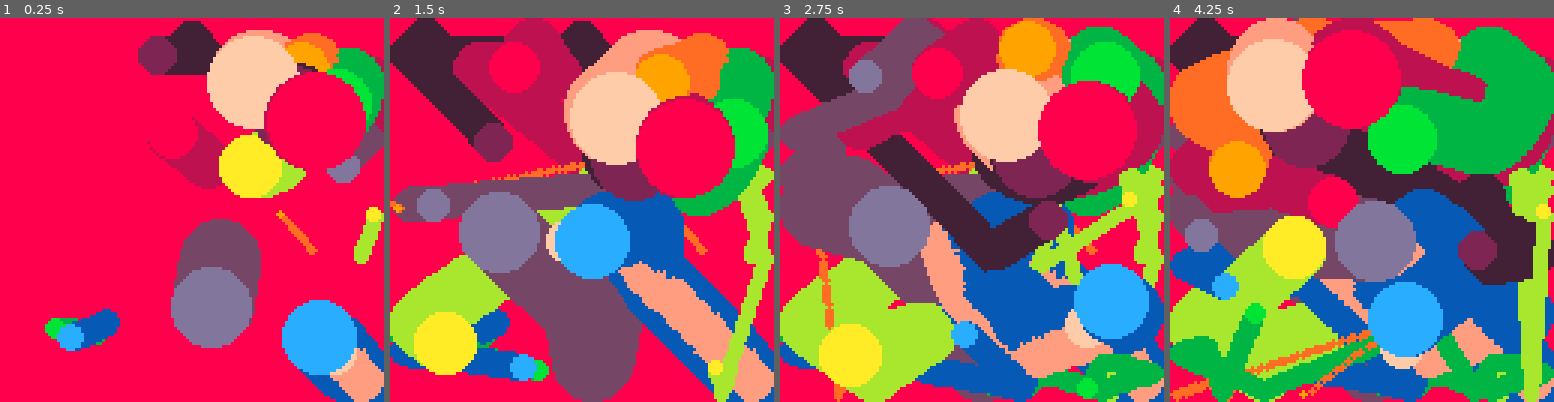
Above: before the commit, frames 1-4 (left to right).
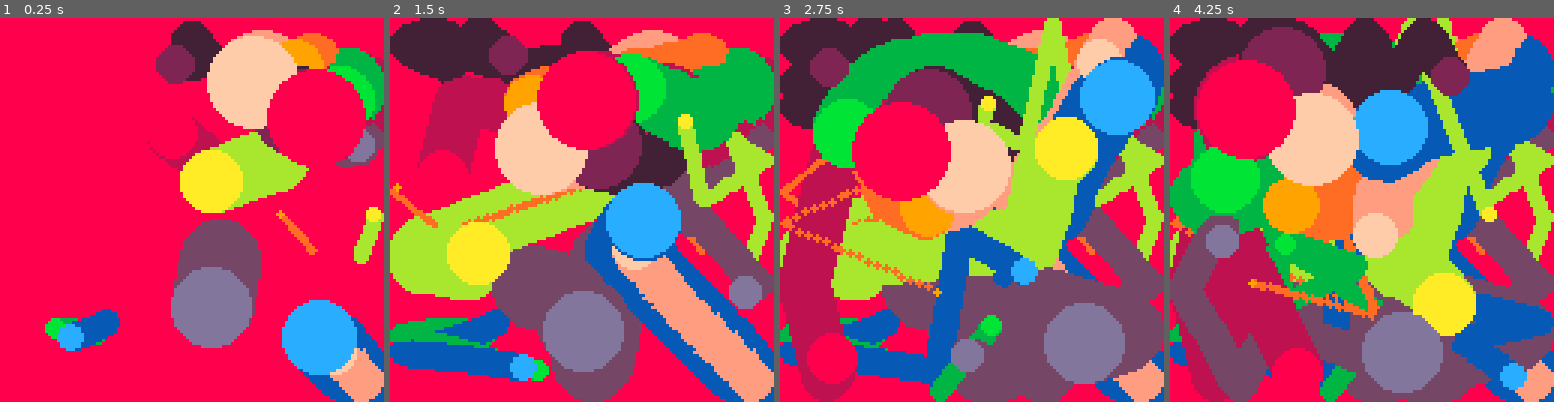
Above: after the commit, the same moments.

Repository: quinnvoker/qphys
Game: PICO-8 cartridge qphys.p8
Two runs of this game, one before a commit and one after it. Both use one fixed random seed, a clock stepped at 60 frames per second and the inputs below.
Inputs:
- Up to frame 1 (0.25 s): no input
- Up to frame 2 (1.5 s): no input
- Up to frame 3 (2.75 s): no input
- Up to frame 4 (4.25 s): no input

The runs differ from the first frame. In frame 1, 6.2% of the frame differs, in the area x 35-100%, y 3-51%; in frame 2, 58%; in frame 3, 87%; in frame 4, 92%, in the area x 0-100%, y 0-100%.

Commit message:
Use # operator for vector length

Diff:
--- a/ball.lua
+++ b/ball.lua
@@ -44,7 +44,7 @@
 		for b in all(balls) do
 			if (b.id != self.id and (collisions[b] == nil or collisions[b][self] == nil)) then
 				local diff = self.pos - b.pos
-				if (diff:length() < self.rad + b.rad) then
+				if (#diff < self.rad + b.rad) then
 				 collisions[self] = collisions[self] or {}
 				 collisions[self][b] = diff
 				end
--- a/main.lua
+++ b/main.lua
@@ -49,7 +49,7 @@
  			rewind = 0.1 * steps
  			s_xpoint = source.pos - source.vel * rewind
  			t_xpoint = target.pos - target.vel * rewind
- 		until rewind > 1 or (s_xpoint - t_xpoint):length() >= source.rad + target.rad
+ 		until rewind > 1 or #(s_xpoint - t_xpoint) >= source.rad + target.rad
     local s_newvel = collision_vel(s_xpoint, source.vel, t_xpoint, target.vel, source:mass(), target:mass())
  		local t_newvel = collision_vel(t_xpoint, target.vel, s_xpoint, source.vel, target:mass(), source:mass())
  		source.pos = s_xpoint + source.vel * rewind
@@ -65,5 +65,5 @@
     m2 = m2 or 1
 		local x_diff = x1 - x2
 		local v_diff = v1 - v2
-		return v1 - x_diff * (2 * m2 / (m1 + m2))  * v_diff:dot(x_diff) / x_diff:length()^2
+		return v1 - x_diff * (2 * m2 / (m1 + m2))  * v_diff:dot(x_diff) / (#x_diff)^2
 end
--- a/qphys.p8
+++ b/qphys.p8
@@ -18,8 +18,7 @@
 	end,
 
 	normal = function(self)
-		local length = self:length()
-		return vec2:new(self.x/length, self.y/length)
+		return vec2:new(self.x/#self, self.y/#self)
 	end,
 
   bounce = function(self, n)
@@ -44,6 +43,7 @@
 end
 vec2.__div = function(v,s) return vec2:new(v.x/s,v.y/s) end
 vec2.__unm = function(v) return vec2:new(-v.x,-v.y) end
+vec2.__len = function(v) return v:length() end
 vec2.__tostring = function(v) return "{x: "..v.x..",y: "..v.y.."}" end
 vec2.__index = vec2
 
@@ -113,7 +113,7 @@
 		for b in all(balls) do
 			if (b.id != self.id and (collisions[b] == nil or collisions[b][self] == nil)) then
 				local diff = self.pos - b.pos
-				if (diff:length() < self.rad + b.rad) then
+				if (#diff < self.rad + b.rad) then
 				 collisions[self] = collisions[self] or {}
 				 collisions[self][b] = diff
 				end
@@ -185,7 +185,7 @@
  			rewind = 0.1 * steps
  			s_xpoint = source.pos - source.vel * rewind
  			t_xpoint = target.pos - target.vel * rewind
- 		until rewind > 1 or (s_xpoint - t_xpoint):length() >= source.rad + target.rad
+ 		until rewind > 1 or #(s_xpoint - t_xpoint) >= source.rad + target.rad
     local s_newvel = collision_vel(s_xpoint, source.vel, t_xpoint, target.vel, source:mass(), target:mass())
  		local t_newvel = collision_vel(t_xpoint, target.vel, s_xpoint, source.vel, target:mass(), source:mass())
  		source.pos = s_xpoint + source.vel * rewind
@@ -201,7 +201,7 @@
     m2 = m2 or 1
 		local x_diff = x1 - x2
 		local v_diff = v1 - v2
-		return v1 - x_diff * (2 * m2 / (m1 + m2))  * v_diff:dot(x_diff) / x_diff:length()^2
+		return v1 - x_diff * (2 * m2 / (m1 + m2))  * v_diff:dot(x_diff) / (#x_diff)^2
 end
 
 __gfx__
--- a/vec2.lua
+++ b/vec2.lua
@@ -15,8 +15,7 @@
 	end,
 
 	normal = function(self)
-		local length = self:length()
-		return vec2:new(self.x/length, self.y/length)
+		return vec2:new(self.x/#self, self.y/#self)
 	end,
 
   bounce = function(self, n)
@@ -41,6 +40,7 @@
 end
 vec2.__div = function(v,s) return vec2:new(v.x/s,v.y/s) end
 vec2.__unm = function(v) return vec2:new(-v.x,-v.y) end
+vec2.__len = function(v) return v:length() end
 vec2.__tostring = function(v) return "{x: "..v.x..",y: "..v.y.."}" end
 vec2.__index = vec2
 
